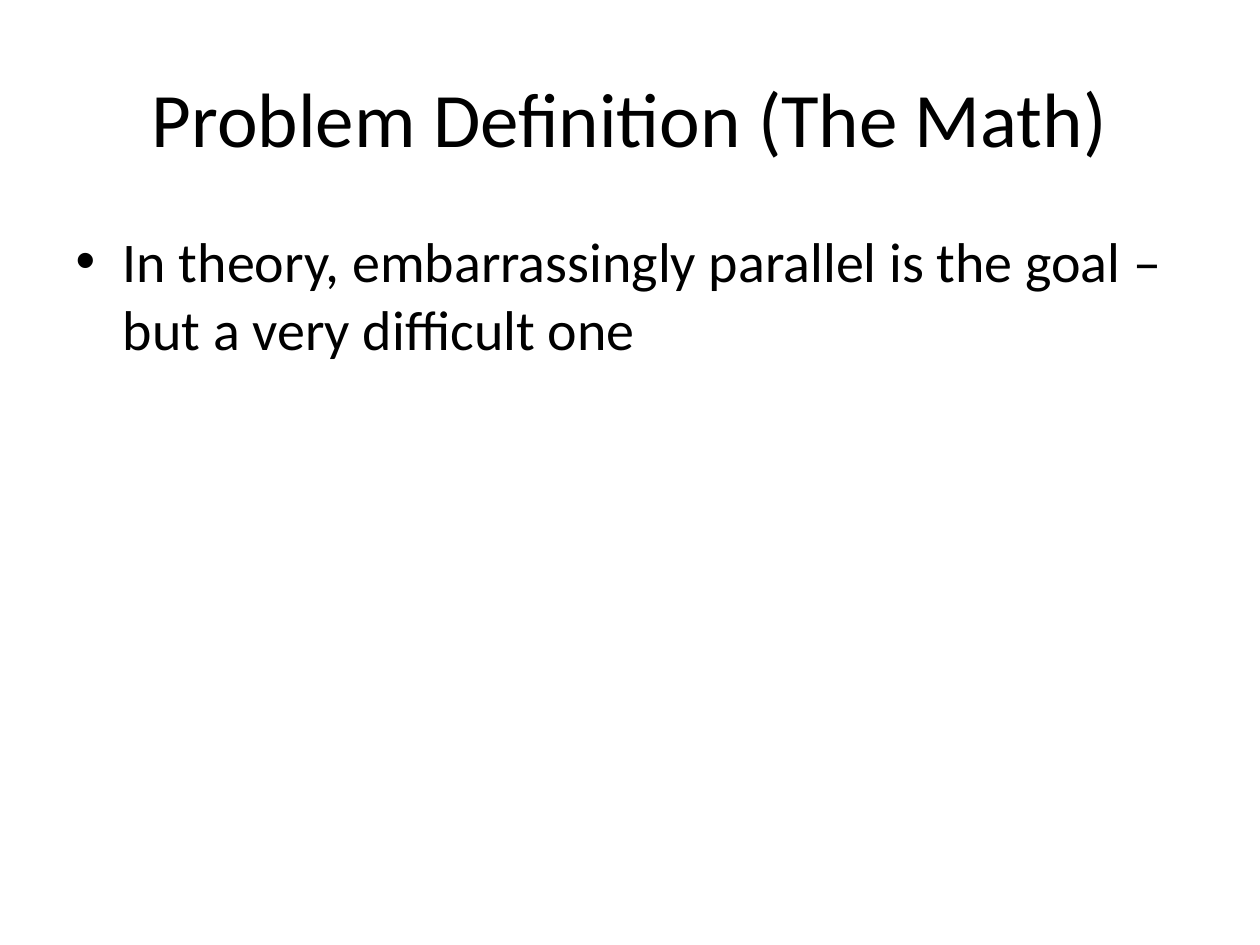
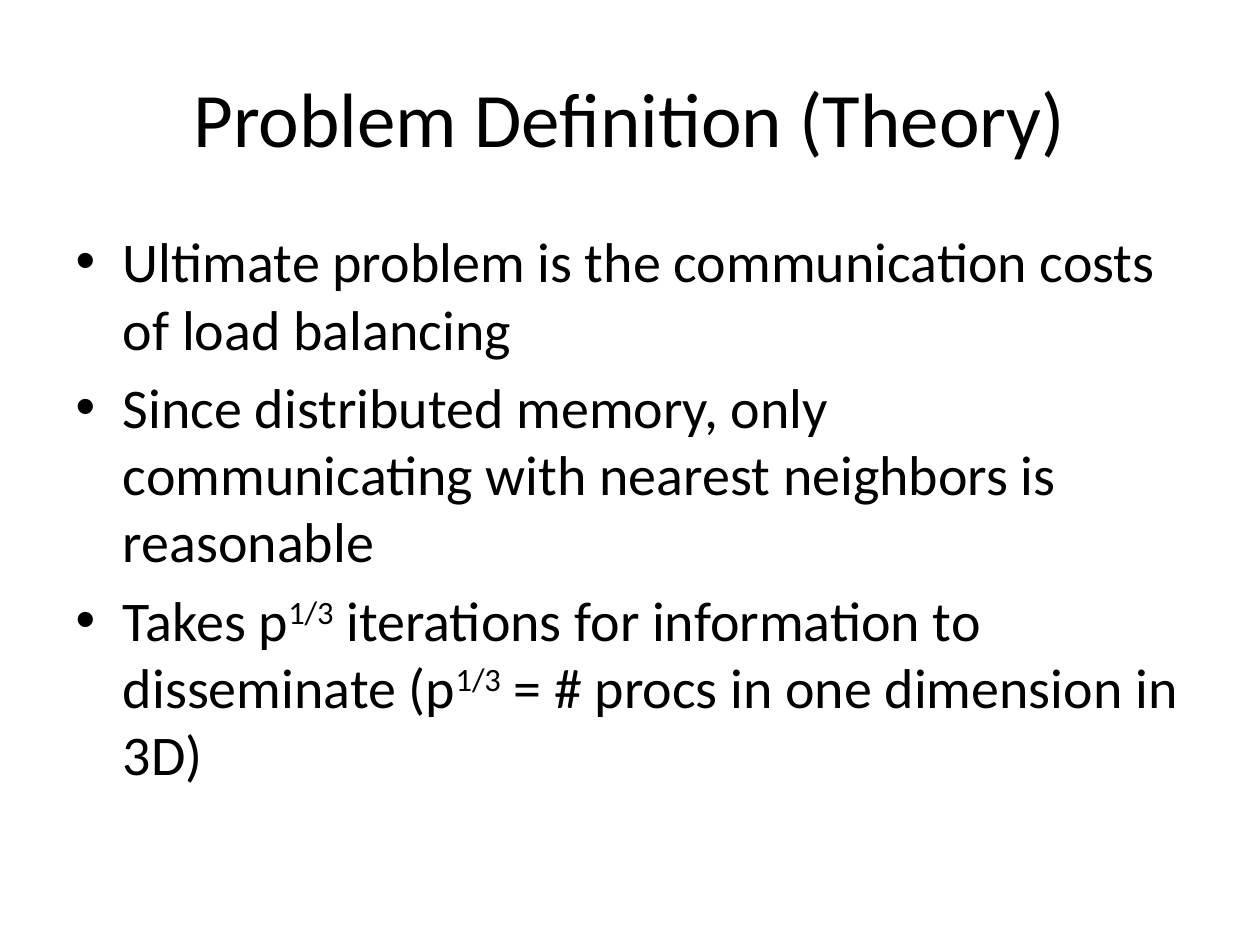
Before and after one commit to mgsholte/dynogrid, a slide deck: slide 2 of Dynogrid_ProgressReport_v1.pptx. Drawn at 1260x945 pixels with LibreOffice and Linux fonts; fonts in the diff are those of the drawing. Boxes give left, top, right and bottom in pixels: in the first picture for what was removed or moved away, otherwise in the second. Text is boxed around its words. In the diff, an @@ line names an element or a change of style, - is before the commit and + after.

```diff
--- a/Dynogrid_ProgressReport_v1.pptx
+++ b/Dynogrid_ProgressReport_v1.pptx
@@ title at (193, 91, 1065, 160): text changed @@
-Problem Definition (The Math)
+Problem Definition (Theory)
@@ text at (123, 243, 1177, 783): text changed @@
-• In theory, embarrassingly parallel is the goal – but a very difficult one
+• Ultimate problem is the communication costs of load balancing
+• Since distributed memory, only communicating with nearest neighbors is reasonable
+• Takes p1/3 iterations for information to disseminate (p1/3 = # procs in one dimension in 3D)
```
Also in this commit, not shown: 3 other slides changed, 1 slide removed.
